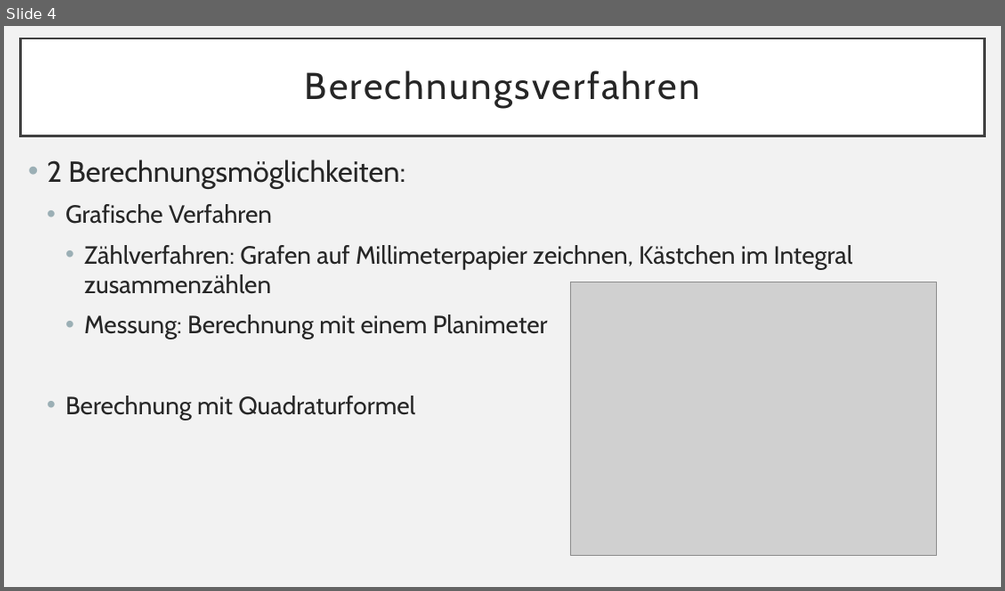
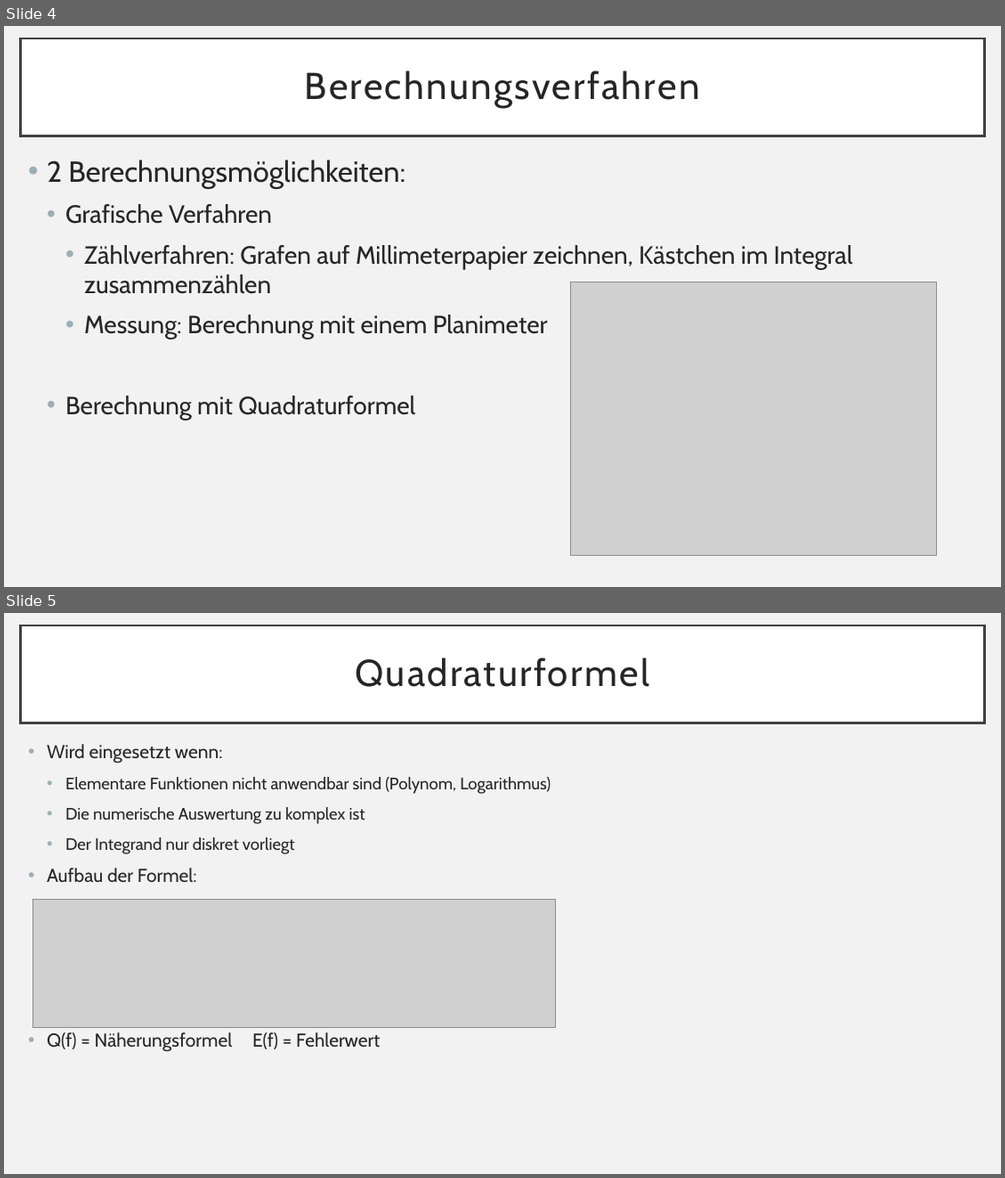
Before and after one commit to Zwilli/Numerik_und_Logik, a slide deck: Baumann/Numerische Integration.pptx. Shown one above the other, each under a label of ours: slide 4 before the commit, slides 4 and 5 after it. The pictures are 1005x591 and 1005x1178 pixels, drawn with LibreOffice and Linux fonts; fonts in the diff are those of the drawing; grey boxes stand for pictures. Boxes give left, top, right and bottom in pixels: in the first picture for what was removed or moved away, otherwise in the second. Text is boxed around its words. In the diff, an @@ line names an element or a change of style, - is before the commit and + after.

```diff
--- a/Baumann/Numerische Integration.pptx
+++ b/Baumann/Numerische Integration.pptx
@@ slide 5 added at (4,613,1001,1174), background #F2F2F2 @@
@@ title added at (20,625,985,723), fill #FFFFFF, outline #404040 2.5 pt, 36 pt, text #262626 @@
+Quadraturformel
@@ text added at (47,744,550,1052), 16 pt, text #262626 @@
+• Wird eingesetzt wenn:
+  • Elementare Funktionen nicht anwendbar sind (Polynom, Logarithmus)
+  • Die numerische Auswertung zu komplex ist
+  • Der Integrand nur diskret vorliegt
+• Aufbau der Formel:
+• Q(f) = Näherungsformel E(f) = Fehlerwert
@@ picture added at (32,900,555,1027) @@
```
Also in this commit, not shown: 5 other slides added, 2 slides removed, 2 other files.
